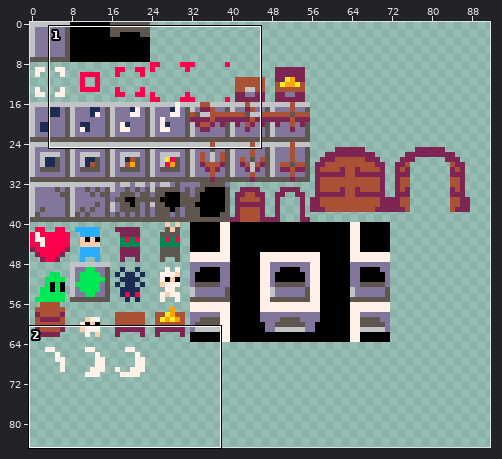
Pixel-art file -- assets/tilesheet/tilesheet.ase. The first picture is a wide view before the edit; the outline marks the close-up.
Close-up. Old version:
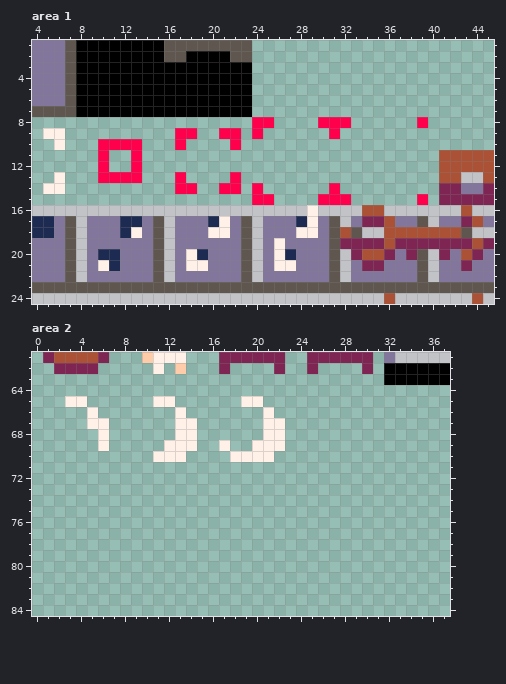
128x128 pixels, 1 frame. Shown: area 1: x 4..45, y 1..24; area 2: x 0..37, y 61..84. The wide view leaves out empty margins.
After:
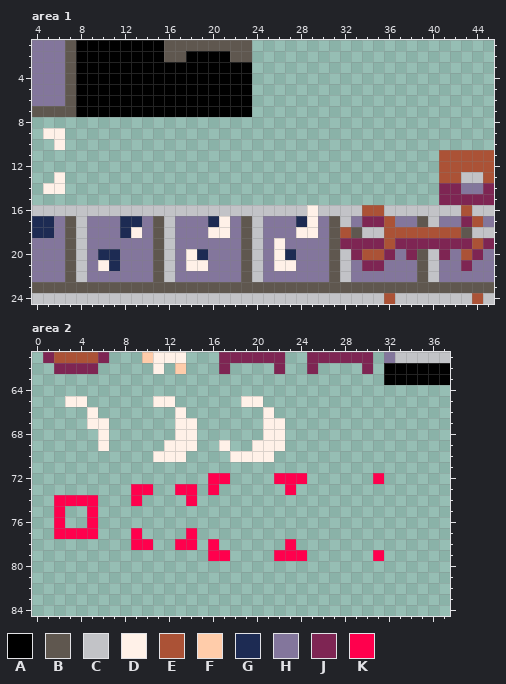
Palette (. is transparent): A #000000  B #5f574f  C #c2c3c7  D #fff1e8  E #ab5236  F #ffccaa  G #1d2b53  H #83769c  J #7e2553  K #ff004d
The commit says: spawn attack animations
Changes in this commit:
Changed rows in their new state; - is an unchanged pixel.
Area 1:
first column x 10:
 8 --------------..----...------.
 9 -------..--..-.------.--------
10 ....---.----.-----------------
11 .--.--------------------------
12 .--.--------------------------
13 ....---.----.-----------------
14 -------..--..-.------.--------
15 --------------..----...------.
Area 2:
first column x 2:
72 --------------KK----KKK------K
73 -------KK--KK-K------K--------
74 KKKK---K----K-----------------
75 K--K--------------------------
76 K--K--------------------------
77 KKKK---K----K-----------------
78 -------KK--KK-K------K--------
79 --------------KK----KKK------K
Where, in picture pixels (left, top, right, bottom), the same in both close-ups:
erased: (98, 117, 351, 205)
erased: (417, 117, 428, 128)
erased: (417, 194, 428, 205)
added: (131, 473, 230, 561)
added: (274, 473, 307, 561)
added: (373, 473, 384, 484)
added: (54, 495, 98, 539)
added: (373, 550, 384, 561)
